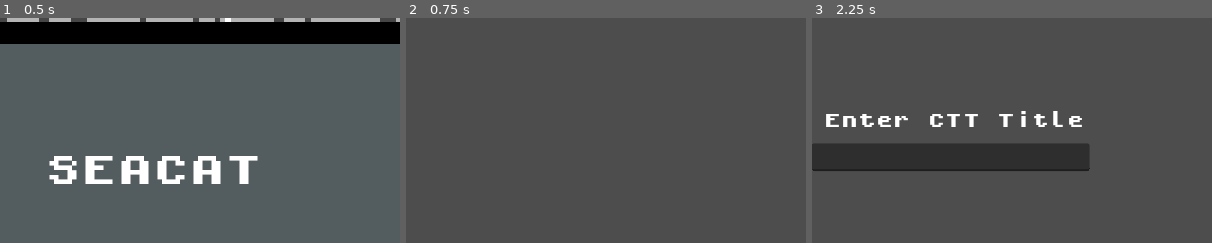
Above: before the commit, frames 1-3 (left to right).
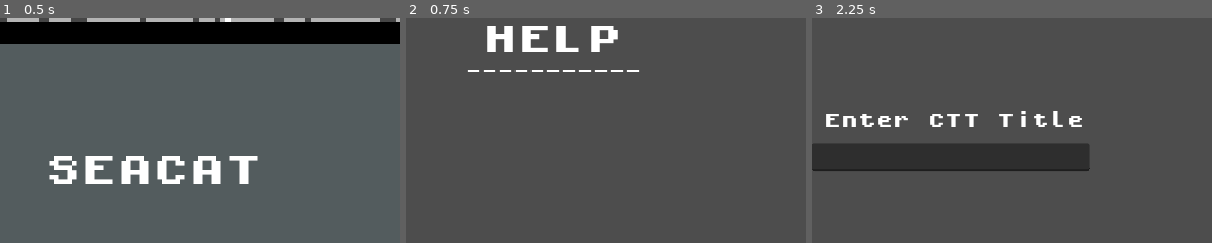
Above: after the commit, the same moments.

Repository: phan-andrew/demo3
Game: Godot game, scene res://start_screen.tscn
Same seed, same stepped clock (60 frames per second), same inputs: the game is played once before the commit and once after it.
Inputs:
- Up to frame 1 (0.5 s): no input
- Up to frame 2 (0.75 s): click "?" at 0.5 s
- Up to frame 3 (2.25 s): click "BACK" at 1.25 s; click "Play" at 2 s
The pictures show only the part of the screen within x 32-82%, y 4-54%; the shares and areas given below are measured in that part.

Frame 1 is identical in both runs. In frame 2, 2.2% of the frame differs, in the area x 15-59%, y 3-24%; in frame 3, nothing differs.

Commit message:
Update help_screen.tscn

Diff:
--- a/help_screen.tscn
+++ b/help_screen.tscn
@@ -21,4 +21,23 @@
 theme = ExtResource("2_1ycly")
 text = "BACK"
 
+[node name="Label2" type="Label" parent="."]
+offset_top = 32.0
+offset_right = 1151.0
+offset_bottom = 83.0
+theme = ExtResource("2_1ycly")
+theme_override_font_sizes/font_size = 50
+text = "HELP"
+horizontal_alignment = 1
+
+[node name="Label3" type="Label" parent="."]
+offset_left = 1.0
+offset_top = 84.0
+offset_right = 1153.0
+offset_bottom = 108.0
+theme = ExtResource("2_1ycly")
+theme_override_font_sizes/font_size = 23
+text = "___________"
+horizontal_alignment = 1
+
 [connection signal="pressed" from="back_button" to="." method="_on_back_button_pressed"]
